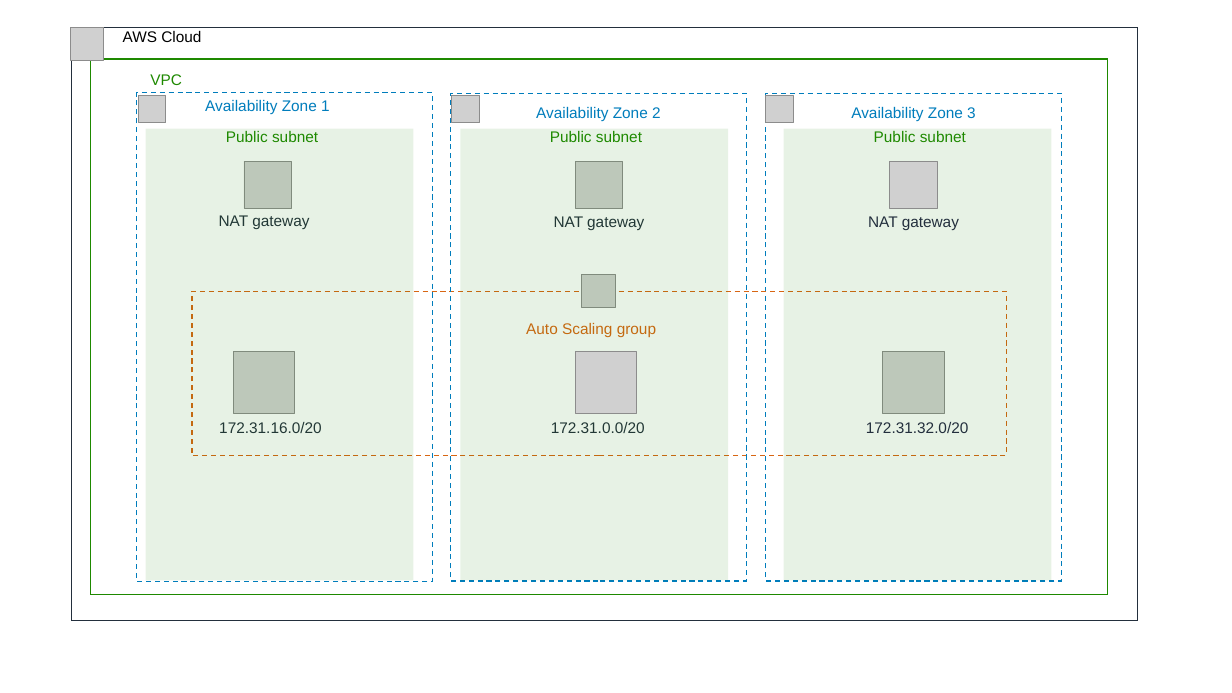
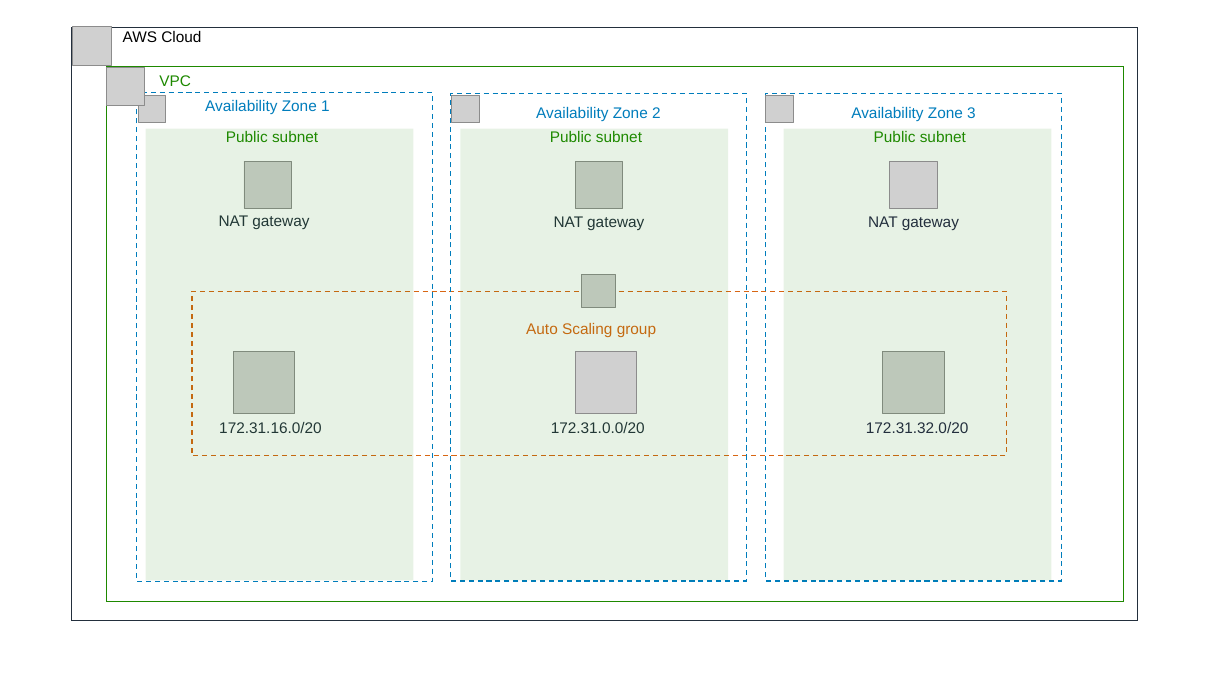
Before and after one commit to aws-quickstart/quickstart-neo4j, a slide deck: slide 1 of docs/images/neo4j_architecture_diagram.pptx. Drawn at 1232x693 pixels with LibreOffice and Linux fonts; fonts in the diff are those of the drawing; grey boxes stand for pictures. Boxes give left, top, right and bottom in pixels: in the first picture for what was removed or moved away, otherwise in the second. Text is boxed around its words. In the diff, an @@ line names an element or a change of style, - is before the commit and + after.

```diff
--- a/docs/images/neo4j_architecture_diagram.pptx
+++ b/docs/images/neo4j_architecture_diagram.pptx
@@ picture: place and size @@
-picture at box(70, 27, 104, 60)
+picture at box(73, 27, 112, 66)
@@ picture added at box(106, 67, 145, 106) @@
@@ rectangle: place and size @@
-rectangle at box(91, 59, 1107, 594)
+rectangle at box(107, 67, 1124, 602)
@@ text "VPC": place and size @@
-text "VPC" at box(150, 74, 182, 85)
+text "VPC" at box(159, 75, 191, 86)
```
Also in this commit, not shown: 1 slide added.
